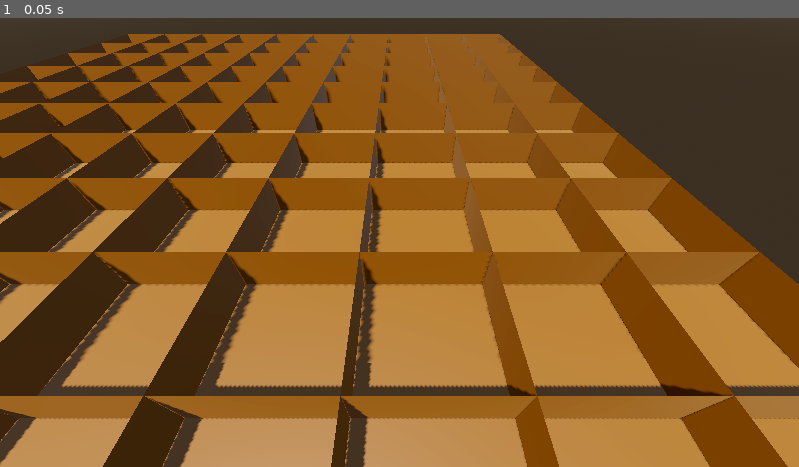
Above: before the commit, frame 1.
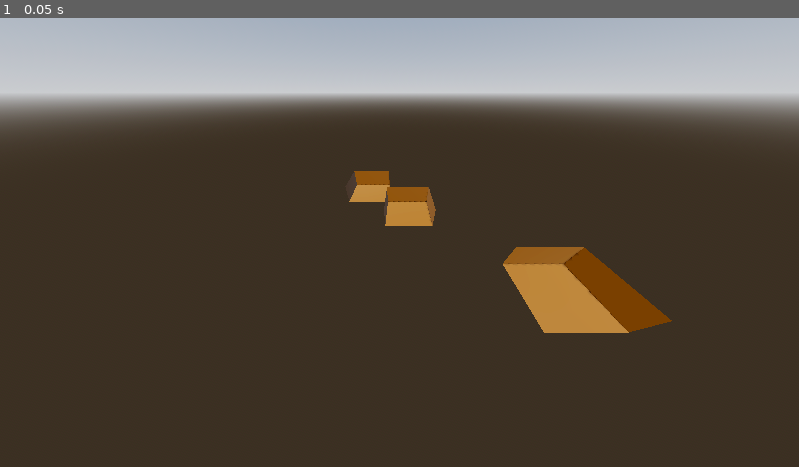
Above: after the commit, the same moment.

Repository: whysguy52/FromTheDepths
Game: Godot game, scene res://Main.tscn
The game is run twice, just before and just after one commit, with the same random seed, the same clock (stepped at 60 frames per second) and the same inputs.
Inputs:
- Up to frame 1 (0.05 s): no input

The runs differ from the first frame. In frame 1, 82% of the frame differs, in the area x 0-100%, y 0-100%.

Commit message:
room gen started

Diff:
--- a/Main.tscn
+++ b/Main.tscn
@@ -26,7 +26,8 @@
 environment = SubResource("Environment_r0du0")
 
 [node name="Camera3D" type="Camera3D" parent="."]
-transform = Transform3D(-1, 6.18172e-08, -6.18172e-08, 0, 0.707107, 0.707107, 8.74228e-08, 0.707107, -0.707107, 22, 20, 0)
+transform = Transform3D(-1, 6.18172e-08, -6.18172e-08, 0, 0.707107, 0.707107, 8.74228e-08, 0.707107, -0.707107, 22, 20, -10)
+fov = 112.5
 size = 29.6746
 
 [node name="RoomsList" type="Node3D" parent="."]
--- a/main.gd
+++ b/main.gd
@@ -18,18 +18,42 @@
     roomGrid.append([])
     for j in gridHeight:
       roomGrid[i].append(Node)
+  roomGrid[row][column] = BasicRoom.instantiate()
+  $RoomsList.add_child(roomGrid[row][column])
+  numOfRooms = (randi() % 2) + 5 + (level * 2.6)
   createGrid()
-  numOfRooms = (randi() % 2) + 5 + (level * 2.6)
-  print(numOfRooms)
 
 
 func createGrid():
   var roomsLeft = numOfRooms
-  for i in gridWidth:
-    for j in gridHeight:
-      roomGrid[i][j] = BasicRoom.instantiate()
-      roomGrid[i][j].position.x = i*10
-      roomGrid[i][j].position.z = j*10
-      $RoomsList.add_child(roomGrid[i][j])
-      print("room added")
+  while roomsLeft > 0:
+    var roomSelect = randi() % 4 + 1 # generates an even number, which is up, down, left or right
+    match roomSelect:
+      1:
+        if row-1 > 0 and roomGrid[row-1][column] is not Node3D :
+          row -= 1
+          createRoom()
+          roomsLeft -= 1
+      2:
+        if column-1 > 0 and roomGrid[row][column-1] is not Node3D:
+          column -= 1
+          createRoom()
+          roomsLeft -= 1
+      3:
+        if column+1 < 10 and roomGrid[row][column+1] is not Node3D:
+          column += 1
+          createRoom()
+          roomsLeft -= 1
+      4:
+        if row+1 < 10 and roomGrid[row+1][column] is not Node3D:
+          column += 1
+          createRoom()
+          roomsLeft -= 1
+    print(roomsLeft)
+
+func createRoom():
+  roomGrid[row][column] = BasicRoom.instantiate()
+  roomGrid[row][column].position.z = row*10
+  roomGrid[row][column].position.x = row*10
+  $RoomsList.add_child(roomGrid[row][column])
   pass
